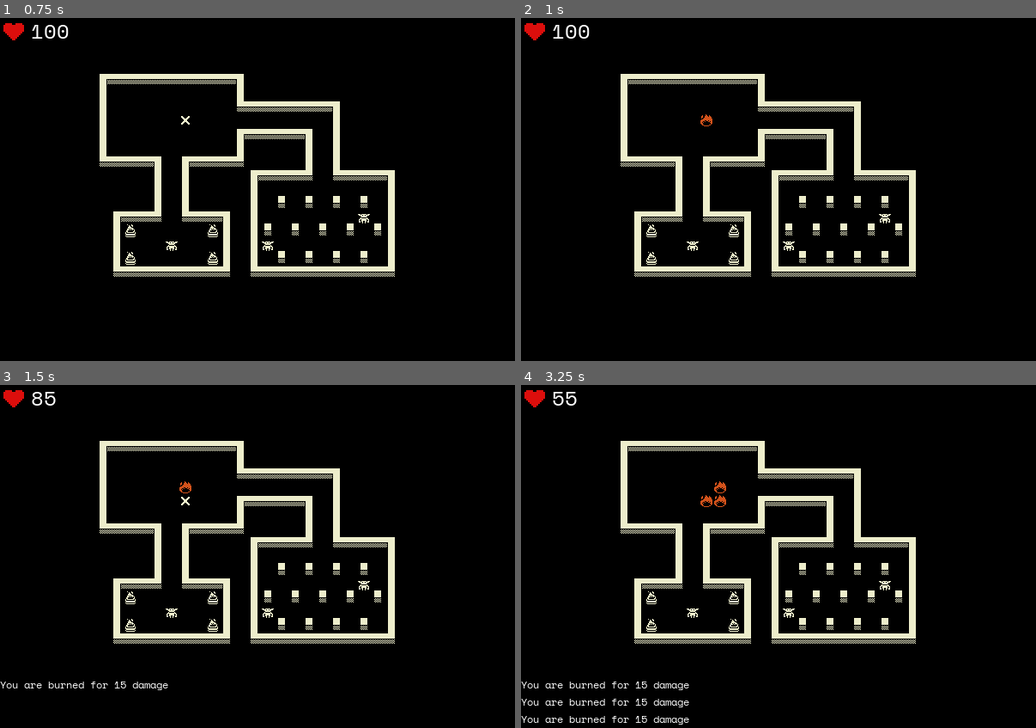
Above: before the commit, frames 1-4 (two rows, left to right).
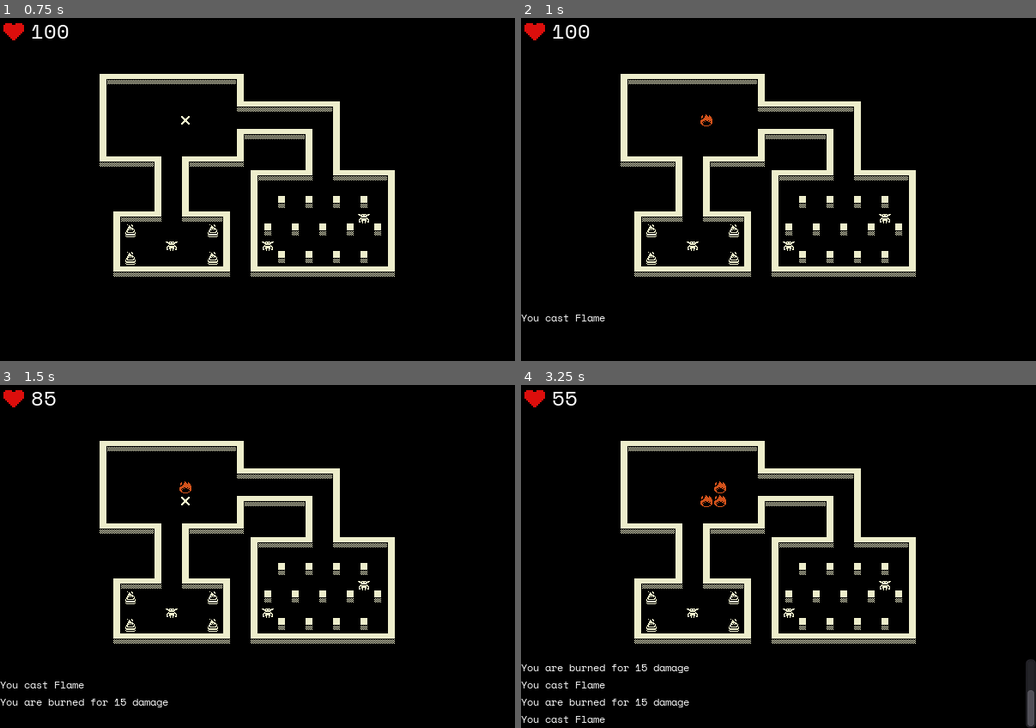
Above: after the commit, the same moments.

Repository: mattherman/7drl-2020
Game: Godot game, scene res://Main.tscn
Same seed, same stepped clock (60 frames per second), same inputs: the game is played once before the commit and once after it.
Inputs:
- Up to frame 1 (0.75 s): tap Enter (ui_accept) at 0.5 s; hold Right (ui_right) from 0.53 s (still down); hold Z (cast_1) from 0.53 s (still down)
- Up to frame 2 (1 s): keep holding Right (ui_right); keep holding Z (cast_1); tap Enter (ui_accept) at 0.77 s
- Up to frame 3 (1.5 s): tap Enter (ui_accept) at 1.25 s; release Right (ui_right) at 1.28 s; release Z (cast_1) at 1.28 s; hold Down (ui_down) from 1.28 s (still down); tap Z (cast_1) at 1.35 s
- Up to frame 4 (3.25 s): tap Enter (ui_accept) at 1.52, 2, 2.75, 3.02 s; release Down (ui_down) at 2.03 s; hold Right (ui_right) 2.03-2.78 s; hold Z (cast_1) 2.03-2.78 s; hold Up (ui_up) from 2.78 s (still down); tap Z (cast_1) at 2.85 s

Frame 1 is identical in both runs. In frame 2, 0.1% of the frame differs, in the area x 0-17%, y 86-89%; in frame 3, 0.5%; in frame 4, 1.2%, in the area x 0-100%, y 79-100%.

Commit message:
Added spell cast logging

Diff:
--- a/Main.gd
+++ b/Main.gd
@@ -50,6 +50,9 @@
 func _on_Player_killed():
 	log_message("You have been killed")
 
+func _on_Player_spell_cast(name):
+	log_message("You cast %s" % name)
+
 func _on_Enemy_damage_received(prev_health, current_health, name, type, description):
 	var damage = prev_health - current_health
 	if type == "melee":
--- a/Main.tscn
+++ b/Main.tscn
@@ -38,3 +38,4 @@
 [connection signal="action_completed" from="Player" to="." method="_on_Player_action_completed"]
 [connection signal="damage_received" from="Player" to="." method="_on_Player_damage_received"]
 [connection signal="killed" from="Player" to="." method="_on_Player_killed"]
+[connection signal="spell_cast" from="Player" to="." method="_on_Player_spell_cast"]
--- a/Player.gd
+++ b/Player.gd
@@ -7,6 +7,7 @@
 
 signal action_completed
 signal damage_received
+signal spell_cast
 signal killed
 
 var tile_size = Constants.TILE_SIZE
@@ -54,6 +55,7 @@
 	var flame = Fire.instance()
 	flame.position = position + selected_position
 	get_parent().add_child(flame)
+	emit_signal("spell_cast", "Flame")
 	action_completed()
 
 func cancel_cast_spell():
